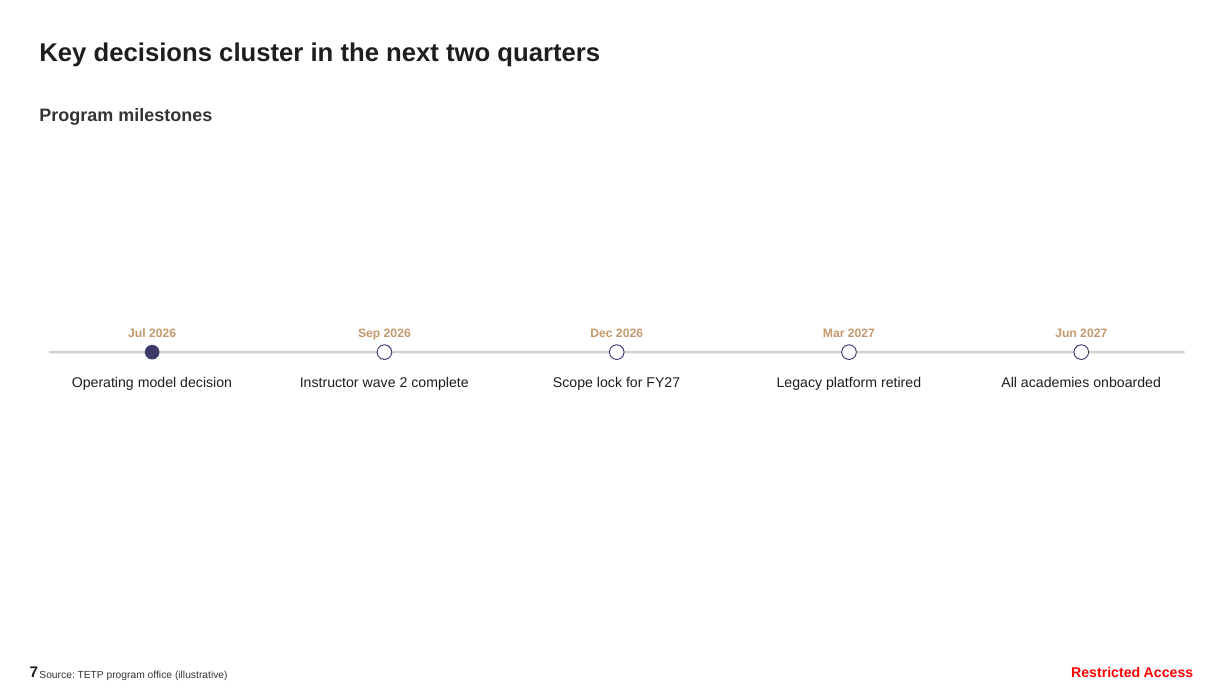
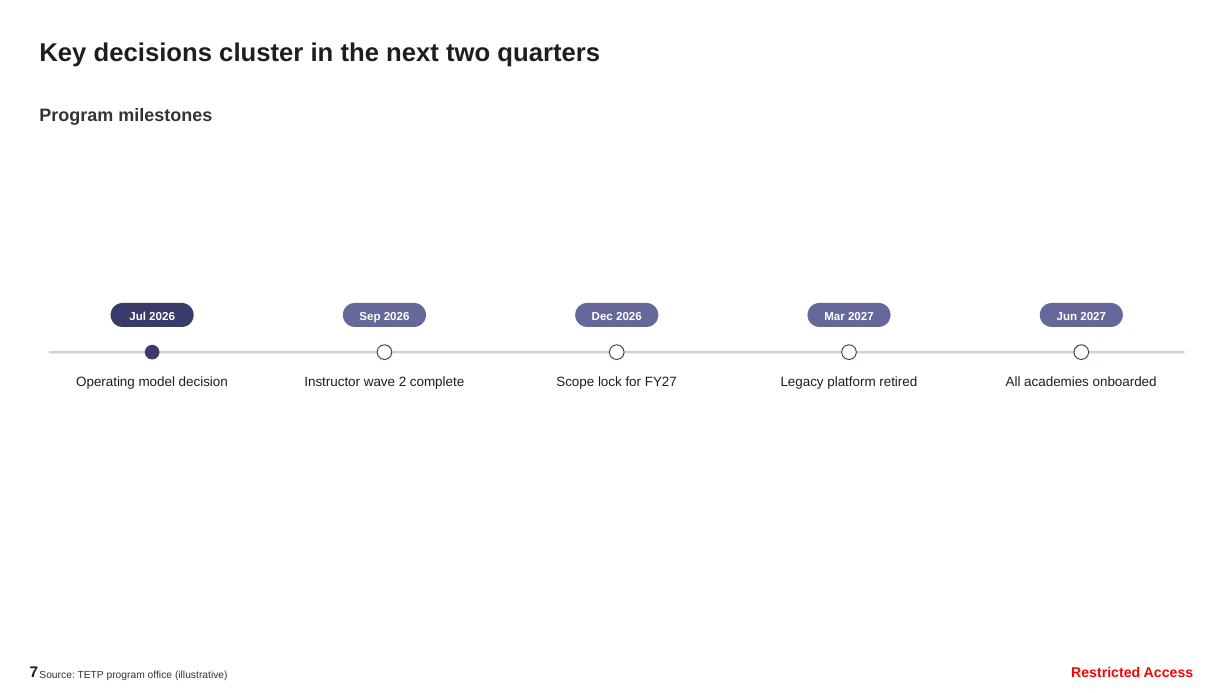
Before and after one commit to ammarkojok/Consulting-Toolkit, a slide deck: slide 7 of .claude/skills/tetp-deck/examples/example-deck.pptx. Drawn at 1232x693 pixels with LibreOffice and Linux fonts; fonts in the diff are those of the drawing; background and template pictures are left out. Boxes give left, top, right and bottom in pixels: in the first picture for what was removed or moved away, otherwise in the second. Text is boxed around its words. In the diff, an @@ line names an element or a change of style, - is before the commit and + after.

```diff
--- a/.claude/skills/tetp-deck/examples/example-deck.pptx
+++ b/.claude/skills/tetp-deck/examples/example-deck.pptx
@@ text "Jul 2026": place and size @@
-text "Jul 2026" at box(128, 328, 176, 337)
+text "Jul 2026" at box(129, 311, 175, 320)
@@ rounded rectangle added at box(111, 303, 194, 327), fill #3A3B68 @@
@@ text "Sep 2026": place and size @@
-text "Sep 2026" at box(358, 328, 411, 340)
+text "Sep 2026" at box(359, 312, 410, 323)
@@ rounded rectangle added at box(343, 303, 426, 327), fill #66689B @@
@@ text "Dec 2026": place and size @@
-text "Dec 2026" at box(590, 328, 643, 337)
+text "Dec 2026" at box(592, 312, 642, 320)
@@ rounded rectangle added at box(575, 303, 658, 327), fill #66689B @@
@@ text "Mar 2027": place and size @@
-text "Mar 2027" at box(823, 328, 875, 337)
+text "Mar 2027" at box(824, 312, 874, 320)
@@ rounded rectangle added at box(808, 303, 891, 327), fill #66689B @@
@@ size 9.5 to 9 pt, text colour #C4996C to #FFFFFF; line spacing 1.15 to 1.12; vertical alignment bottom to middle in 5 elements at box(129, 311, 175, 320), box(359, 312, 410, 323), box(592, 312, 642, 320), box(824, 312, 874, 320), box(1057, 312, 1106, 320) @@
@@ text "Jun 2027": place and size @@
-text "Jun 2027" at box(1055, 328, 1107, 337)
+text "Jun 2027" at box(1057, 312, 1106, 320)
@@ rounded rectangle added at box(1040, 303, 1123, 327), fill #66689B @@
@@ size 11 to 10.5 pt; line spacing 1.15 to 1.12 in 5 elements at box(76, 376, 228, 389), box(304, 376, 464, 389), box(556, 376, 677, 389), box(781, 376, 917, 389), box(1006, 376, 1157, 386) @@
```
Also in this commit, not shown: 7 other slides changed, 1 slide added, 11 other files.
